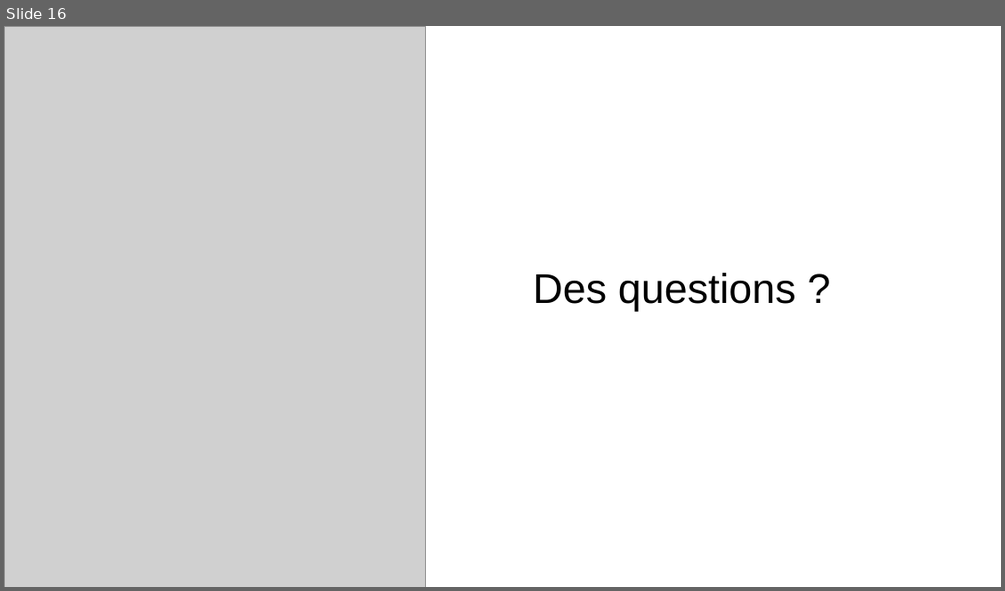
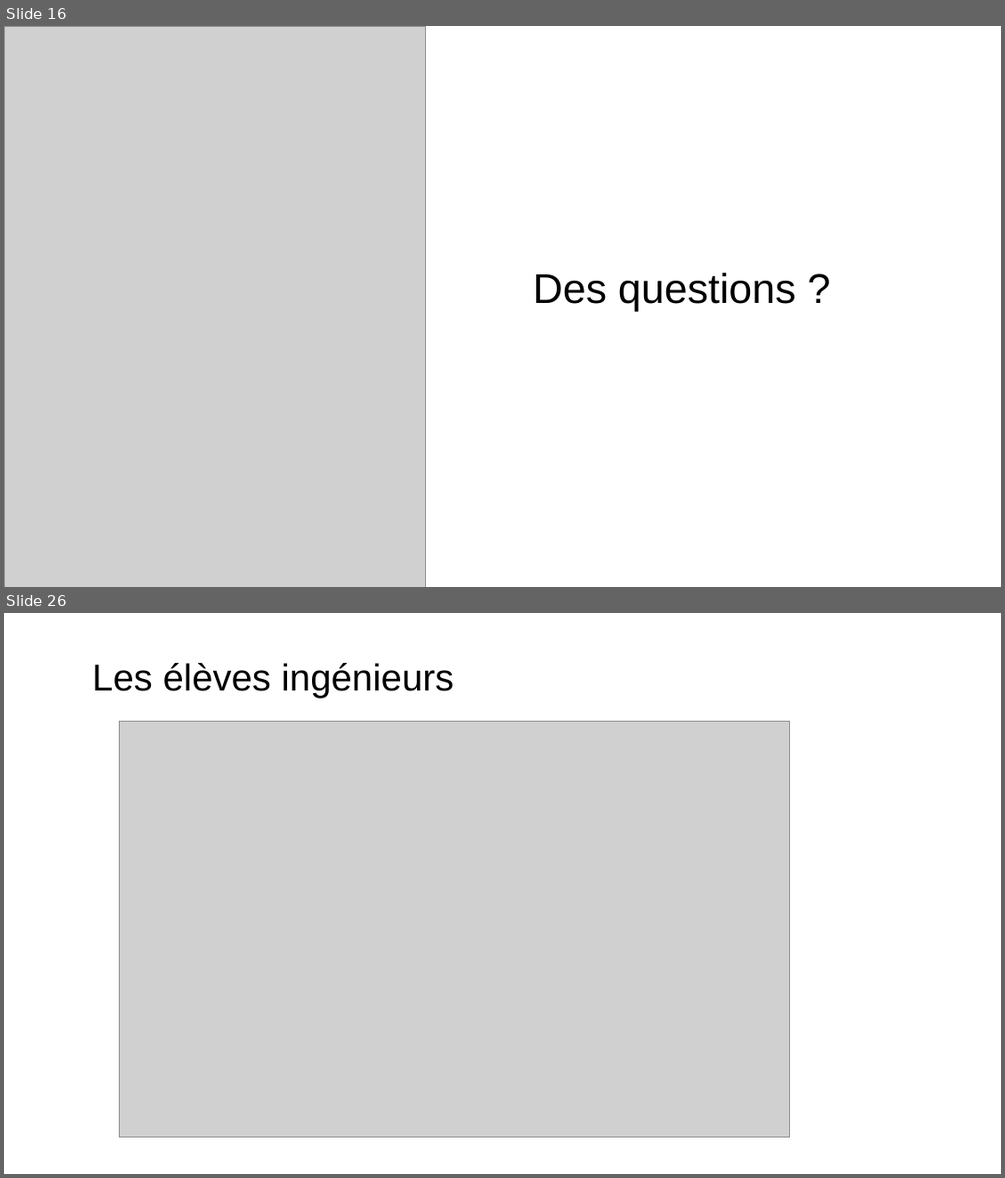
Before and after one commit to chlesieur/analyse_bdd_eleves_ensai, a slide deck: presentation/Presentation_trajectoires_etudiants_ENSAI_version_CER.pptx. Shown one above the other, each under a label of ours: slide 16 before the commit, slides 16 and 26 after it; the slides between them are not shown. The pictures are 1005x591 and 1005x1178 pixels, drawn with LibreOffice and Linux fonts; fonts in the diff are those of the drawing; grey boxes stand for pictures; background and template pictures are left out. Boxes give left, top, right and bottom in pixels: in the first picture for what was removed or moved away, otherwise in the second. Text is boxed around its words. In the diff, an @@ line names an element or a change of style, - is before the commit and + after.

```diff
--- a/presentation/Presentation_trajectoires_etudiants_ENSAI_version_CER.pptx
+++ b/presentation/Presentation_trajectoires_etudiants_ENSAI_version_CER.pptx
@@ slide 26 added at [4,613,1001,1174], background picture (left out) @@
@@ text added at [92,663,454,698], 36 pt, text #000000 @@
+Les élèves ingénieurs
@@ picture added at [119,722,790,1136] @@
```
Also in this commit, not shown: 14 other slides added, 2 other files.
